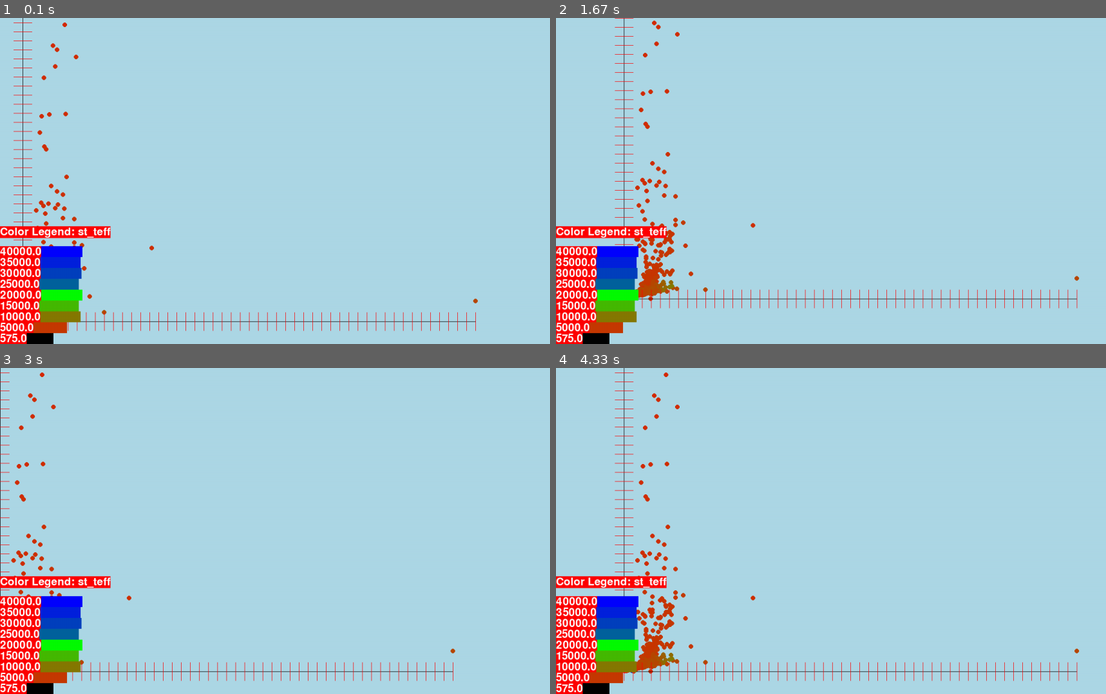
Above: before the commit, frames 1-4 (two rows, left to right).
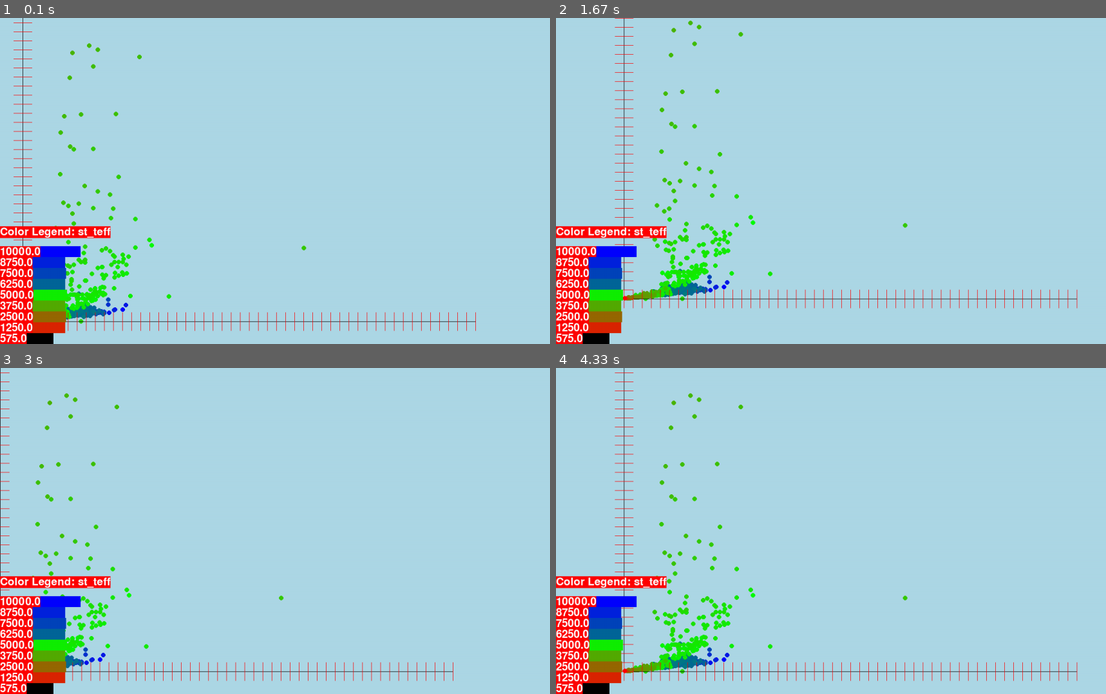
Above: after the commit, the same moments.

Repository: Saccharine-Coal/Pygame-Interactive-Graph
Game: pygame game, started from main.py
Same seed, same stepped clock (60 frames per second), same inputs: the game is played once before the commit and once after it.
Inputs:
- Up to frame 1 (0.1 s): no input
- Up to frame 2 (1.67 s): hold D 0.33-0.8 s; hold W 0.83-1.13 s; hold D 1.17-1.63 s
- Up to frame 3 (3 s): hold A 1.67-2.2 s; hold S 2.23-2.53 s; hold A 2.57-2.97 s
- Up to frame 4 (4.33 s): hold W 3-3.37 s; hold D 3.4-4.03 s; hold S from 4.07 s (still down)

The runs differ from the first frame. In frame 1, 3.2% of the frame differs, in the area x 0-87%, y 1-97%; in frame 2, 4.4%; in frame 3, 2.8%; in frame 4, 4.4%, in the area x 0-96%, y 1-97%.

Commit message:
Updated default filename

Diff:
--- a/settings.py
+++ b/settings.py
@@ -19,4 +19,4 @@
 x_data_type, y_data_type = 'st_mass', 'st_rad'
 color_data_type, size_data_type = 'st_teff', "foo"
 
-FILENAME = 'PS_2020.11.24_15.36.44(VALUES)'
+FILENAME = 'PS_2020.11.24_15.36.44(VALUES) - TRUNCATED'
